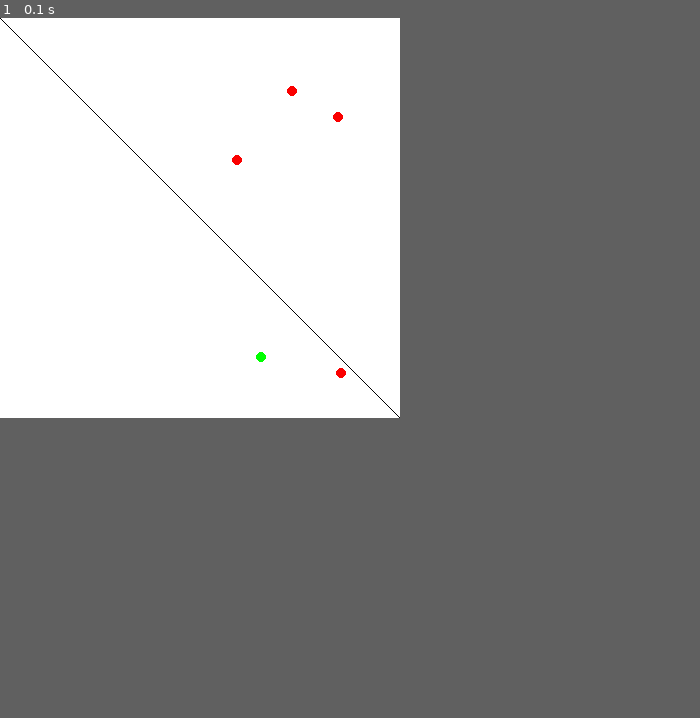
Above: before the commit, frame 1.
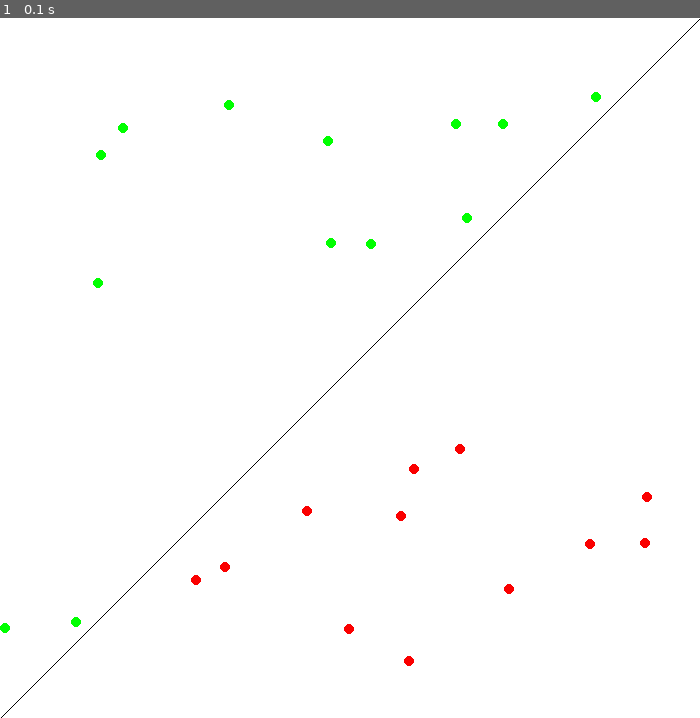
Above: after the commit, the same moment.

Repository: katacliny/Perceptron-with-python-and-pygame
Game: pygame game, started from canvas.py
The game is run twice, just before and just after one commit, with the same random seed, the same clock (stepped at 60 frames per second) and the same inputs.
Inputs:
- Up to frame 1 (0.1 s): no input
In our replay, the window is 400x400 before the commit and 700x700 after it. These sizes can differ from the game's own. Grey fills any space a smaller window leaves; there, only what the larger window draws over its background counts as a difference.

The runs differ from the first frame. In frame 1, 0.7% of the frame differs, in the area x 0-100%, y 0-100%.

Commit message:
secod commit

Diff:
--- a/abstractions.py
+++ b/abstractions.py
@@ -3,7 +3,7 @@
 
 class APerceptron(ABC):
     @abstractmethod
-    def set_inputs(self, inputs: tuple[int, int]) -> None:
+    def set_inputs(self, inputs: tuple[float, float]) -> None:
         """"""
 
     @abstractmethod
--- a/canvas.py
+++ b/canvas.py
@@ -4,13 +4,11 @@
 import random as r
 from point import Point  # type: ignore
 from perceptron import Perceptron  # type: ignore
+from settings import h, w
 
 # SUM = x0 * w0 + x1 * w1
 # DIGN(N) if n > 0 -> 1 else -> -1
 # Error = answer - guess
-
-h: int = 400
-w: int = 400
 
 display: py.Surface = py.display.set_mode((h, w))
 tiempo: py.time.Clock = py.time.Clock()
@@ -18,13 +16,13 @@
 perceptron: Perceptron = Perceptron()
 training_points: List[Point] = []
 test_points: List[Point] = []
-pos_y: int
-pos_x: int
+pos_y: float
+pos_x: float
 # create the points for train
 
 for x in range(500):
-    pos_y = r.randint(0, h)
-    pos_x = r.randint(0, w)
+    pos_y = r.uniform(-1, 1)
+    pos_x = r.uniform(-1, 1)
     training_points.append(Point((pos_x, pos_y), display, train=True))
 
 # end
@@ -39,9 +37,9 @@
 
 # create test points
 
-for x in range(5):
-    pos_y = r.randint(0, h)
-    pos_x = r.randint(0, w)
+for x in range(25):
+    pos_y = r.uniform(-1, 1)
+    pos_x = r.uniform(-1, 1)
     test_points.append(Point((pos_x, pos_y), display, train=False))
 
 # end
@@ -52,7 +50,7 @@
             py.quit()
             quit()
     display.fill((255, 255, 255))
-    py.draw.line(display, (0, 0, 0), (0, 0), (w, h))
+    py.draw.line(display, (0, 0, 0), (0, h), (w, 0))
     for p in test_points:
         # predict
         perceptron.set_inputs(p.pos)
--- a/perceptron.py
+++ b/perceptron.py
@@ -4,16 +4,16 @@
 
 
 class Perceptron(APerceptron):
-    def __init__(self, inputs: tuple[int, int] = (0, 0)):
+    def __init__(self, inputs: tuple[float, float] = (0, 0)):
         self.possible_weights: tuple[float, float] = (-1, 1)
         self.weights: List[float] = [
             r.choice(self.possible_weights),
             r.choice(self.possible_weights),
         ]
-        self.inputs: tuple[int, int] = inputs
+        self.inputs: tuple[float, float] = inputs
         self.lr: float = 0.1
 
-    def set_inputs(self, inputs: tuple[int, int]) -> None:
+    def set_inputs(self, inputs: tuple[float, float]) -> None:
         self.inputs = inputs
 
     def sign(self, n: float) -> int:
--- a/point.py
+++ b/point.py
@@ -1,13 +1,34 @@
 import pygame as py
 from abstractions import APoint  # type: ignore
+from settings import h, w
+
+
+def translate(value: float, leftMin: int, leftMax: int, rightMin: int, rightMax: int):
+    # Figure out how 'wide' each range is
+    leftSpan = leftMax - leftMin
+    rightSpan = rightMax - rightMin
+
+    # Convert the left range into a 0-1 range (float)
+    valueScaled = float(value - leftMin) / float(leftSpan)
+
+    # Convert the 0-1 range into a value in the right range.
+    return rightMin + (valueScaled * rightSpan)
+
+
+def pos_x(x: float) -> int:
+    return int(translate(x, -1, 1, 0, w))
+
+
+def pos_y(y: float) -> int:
+    return int(translate(y, -1, 1, h, 0))
 
 
 class Point(APoint):
-    def __init__(self, pos: tuple[int, int], dipsplay: py.Surface, train: bool = False) -> None:
-        self.pos: tuple[int, int] = pos
+    def __init__(self, pos: tuple[float, float], dipsplay: py.Surface, train: bool = False) -> None:
+        self.pos: tuple[float, float] = pos
         self.display: py.surface = dipsplay
         self.label: int = (1 if self.pos[0] > self.pos[1] else -1) if train else 0
 
     def draw(self) -> None:
         color: tuple[int, int, int] = (250, 0, 0) if self.label == 1 else (0, 255, 0)
-        py.draw.circle(self.display, color, self.pos, radius=5)
+        py.draw.circle(self.display, color, (pos_x(self.pos[0]), pos_y(self.pos[1])), radius=5)
--- /dev/null
+++ b/settings.py
@@ -0,0 +1,2 @@
+h: int = 700
+w: int = 700
Empty file removed: __init__.py
